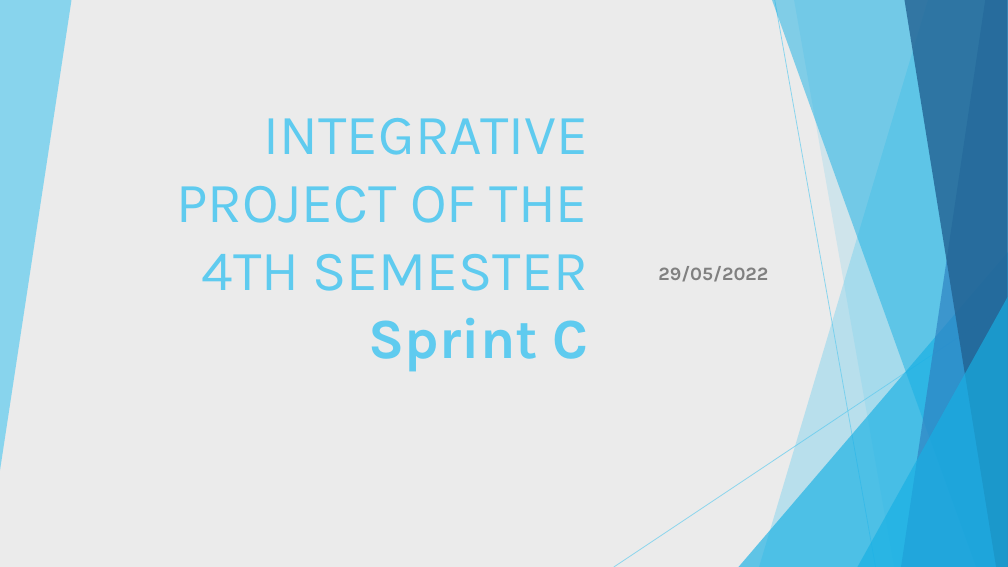
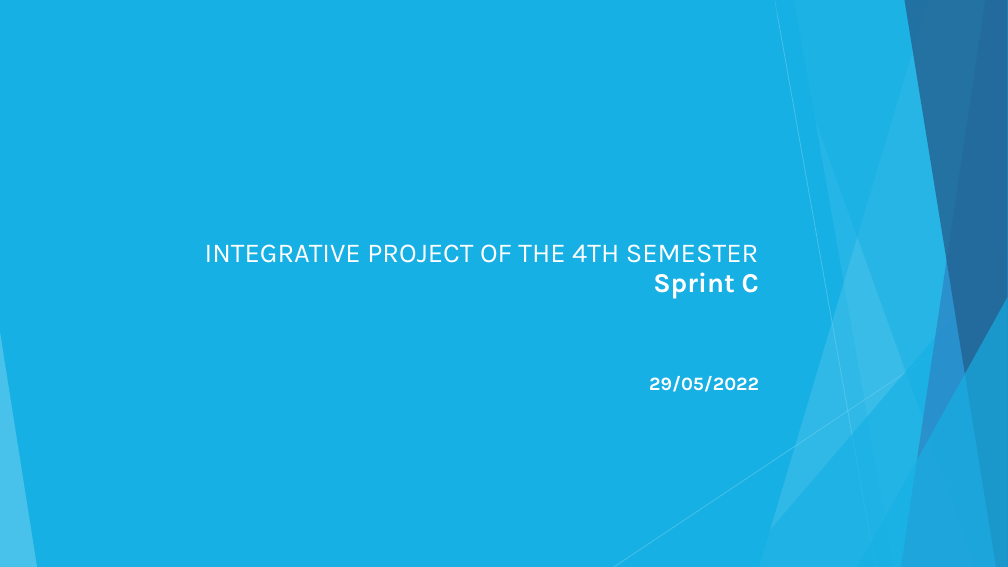
Before and after one commit to LourencoMelo/ISEP-EAPLI, a slide deck: slide 9 of eapli.base/docs/PDS_do_Projeto_SPRINT_C.pptx (slide 8 before the commit). Drawn at 1008x567 pixels with LibreOffice and Linux fonts; fonts in the diff are those of the drawing. Boxes give left, top, right and bottom in pixels: in the first picture for what was removed or moved away, otherwise in the second. Text is boxed around its words. In the diff, an @@ line names an element or a change of style, - is before the commit and + after.

```diff
--- a/eapli.base/docs/PDS_do_Projeto_SPRINT_C.pptx
+++ b/eapli.base/docs/PDS_do_Projeto_SPRINT_C.pptx
@@ background #EBEBEB to #5FCBEF @@
@@ rectangle added at (0, 0, 1008, 567), fill #17B0E4 @@
@@ title "INTEGRATIVE PROJECT OF THE 4TH ...": place and size @@
-title "INTEGRATIVE PROJECT OF THE 4TH ..." at (176, 118, 588, 372)
+title "INTEGRATIVE PROJECT OF THE 4TH ..." at (205, 244, 759, 299)
@@ title "INTEGRATIVE PROJECT OF THE 4TH ..." at (205, 244, 759, 299): size 54 to 26 pt, text colour #5FCBEF to #FFFFFF; line spacing 1 to 0.9; vertical alignment middle to bottom @@
@@ group added at (0, 0, 1008, 567): 5 freeform shapes, 3 triangles, 2 lines @@
@@ subtitle "29/05/2022": place and size @@
-subtitle "29/05/2022" at (658, 266, 768, 282)
+subtitle "29/05/2022" at (649, 376, 759, 392)
@@ subtitle "29/05/2022" at (649, 376, 759, 392): text colour #808080 to #FFFFFF; alignment left to right; vertical alignment middle to top @@
```
Also in this commit, not shown: 2 other slides changed, 3 slides added, 2 slides removed, 6 other files.
